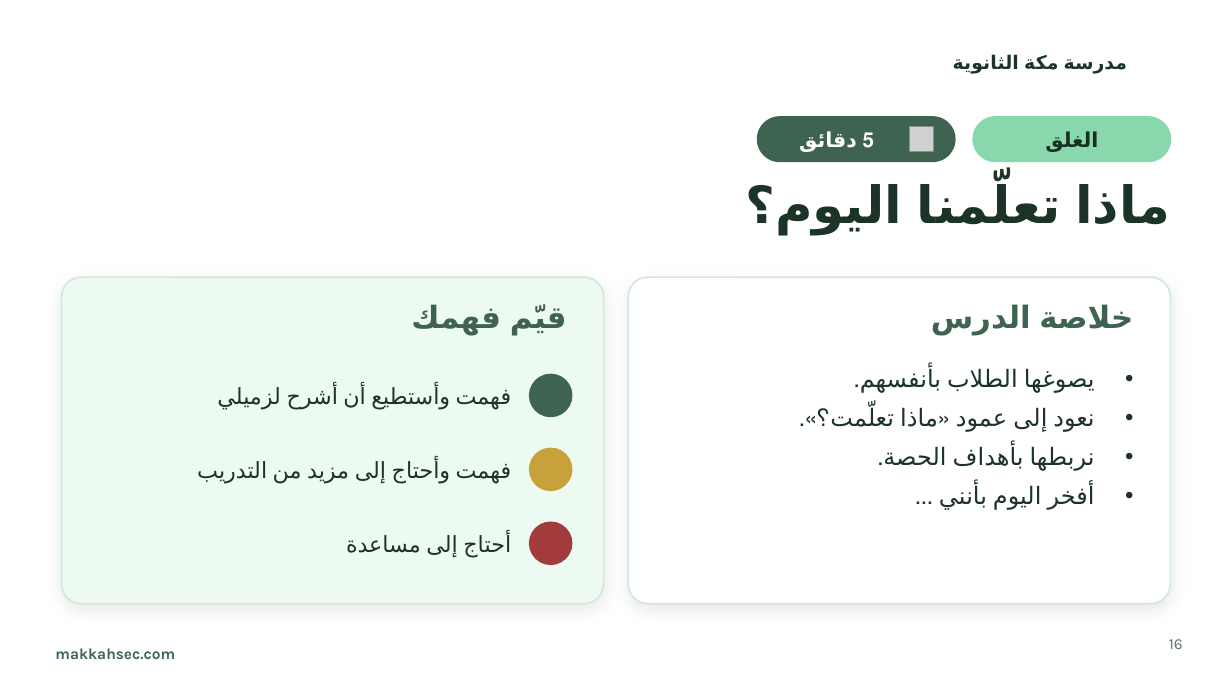
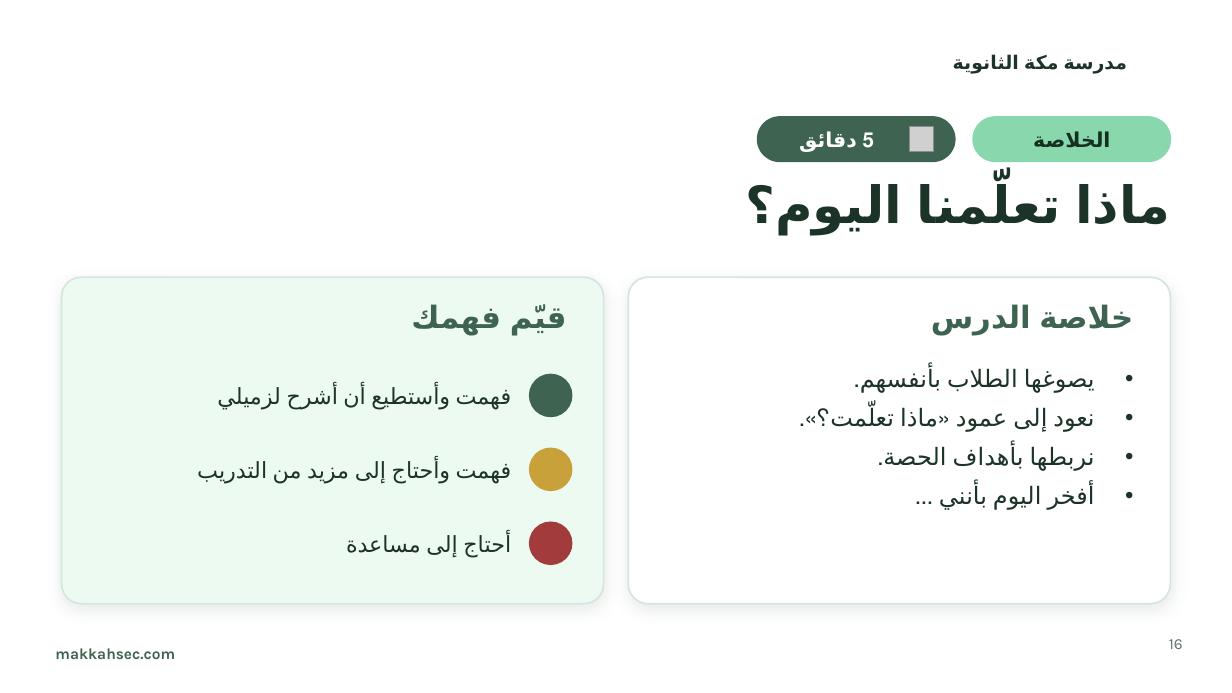
Before and after one commit to makkah507030-star/makkahsec-portal, a slide deck: slide 16 of docs/model-lesson/model-lesson-template.pptx. Drawn at 1232x693 pixels with LibreOffice and Linux fonts; fonts in the diff are those of the drawing; grey boxes stand for pictures; background and template pictures are left out. Boxes give left, top, right and bottom in pixels: in the first picture for what was removed or moved away, otherwise in the second. Text is boxed around its words. In the diff, an @@ line names an element or a change of style, - is before the commit and + after.

```diff
--- a/docs/model-lesson/model-lesson-template.pptx
+++ b/docs/model-lesson/model-lesson-template.pptx
@@ text at <box>1033,131,1110,148</box>: text changed @@
-الغلق
+الخلاصة
```
Also in this commit, not shown: 3 other slides changed, 5 other files.
